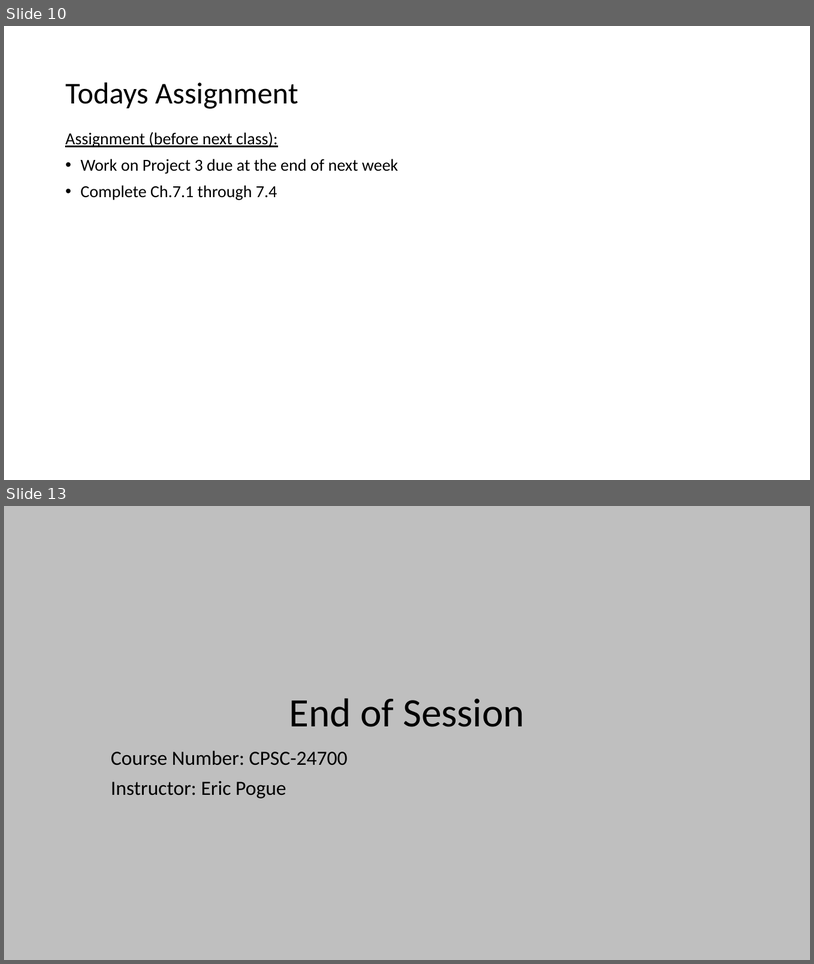
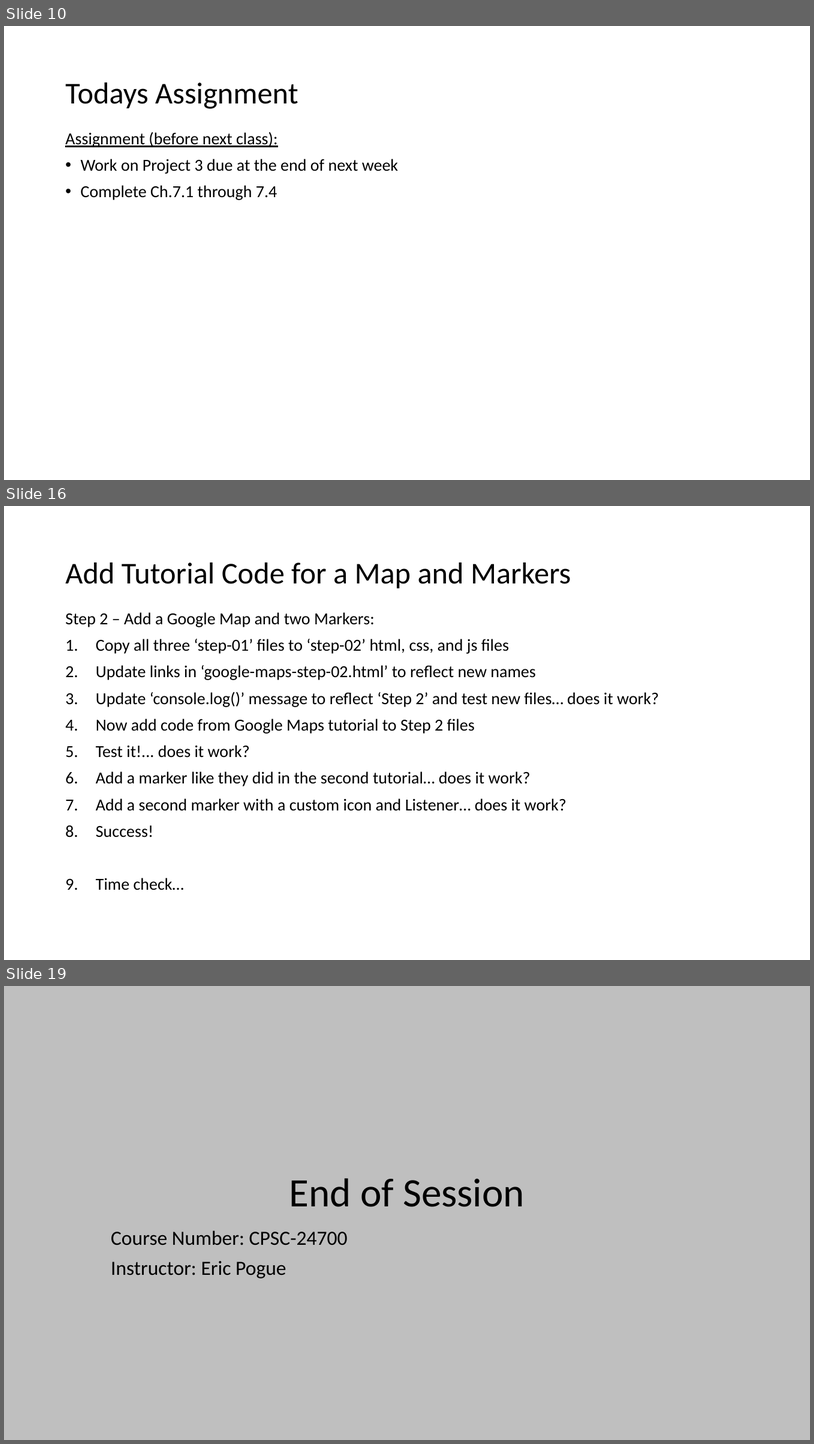
Before and after one commit to EricJPogue/www-epogue-info, a slide deck: CPSC-24700/Presentations/session-21.pptx. Shown one above the other, each under a label of ours: slides 10 and 13 before the commit, slides 10, 16 and 19 after it; the slides between them are not shown. The pictures are 814x964 and 814x1444 pixels, drawn with LibreOffice and Linux fonts; fonts in the diff are those of the drawing; background and template pictures are left out. Boxes give left, top, right and bottom in pixels: in the first picture for what was removed or moved away, otherwise in the second. Text is boxed around its words. In the diff, an @@ line names an element or a change of style, - is before the commit and + after.

Commit message:
Update session 21 documents and add google-maps-lite.

```diff
--- a/CPSC-24700/Presentations/session-21.pptx
+++ b/CPSC-24700/Presentations/session-21.pptx
@@ slide 16 added at bbox=[4, 506, 810, 960], background #FFFFFF @@
@@ title added at bbox=[65, 562, 571, 588], 36 pt, text #000000 @@
+Add Tutorial Code for a Map and Markers
@@ text added at bbox=[65, 612, 659, 890], 20 pt, text #000000 @@
+Step 2 – Add a Google Map and two Markers:
+1. Copy all three ‘step-01’ files to ‘step-02’ html, css, and js files
+2. Update links in ‘google-maps-step-02.html’ to reflect new names
+3. Update ‘console.log()’ message to reflect ‘Step 2’ and test new files… does it work?
+4. Now add code from Google Maps tutorial to Step 2 files
+5. Test it!... does it work?
+6. Add a marker like they did in the second tutorial… does it work?
+7. Add a second marker with a custom icon and Listener… does it work?
+8. Success!
+9. Time check…
@@ what was slide 13 is now slide 19 @@
```
Also in this commit, not shown: 2 slides changed, 6 other slides added, 1 slide removed, 4 other files.
